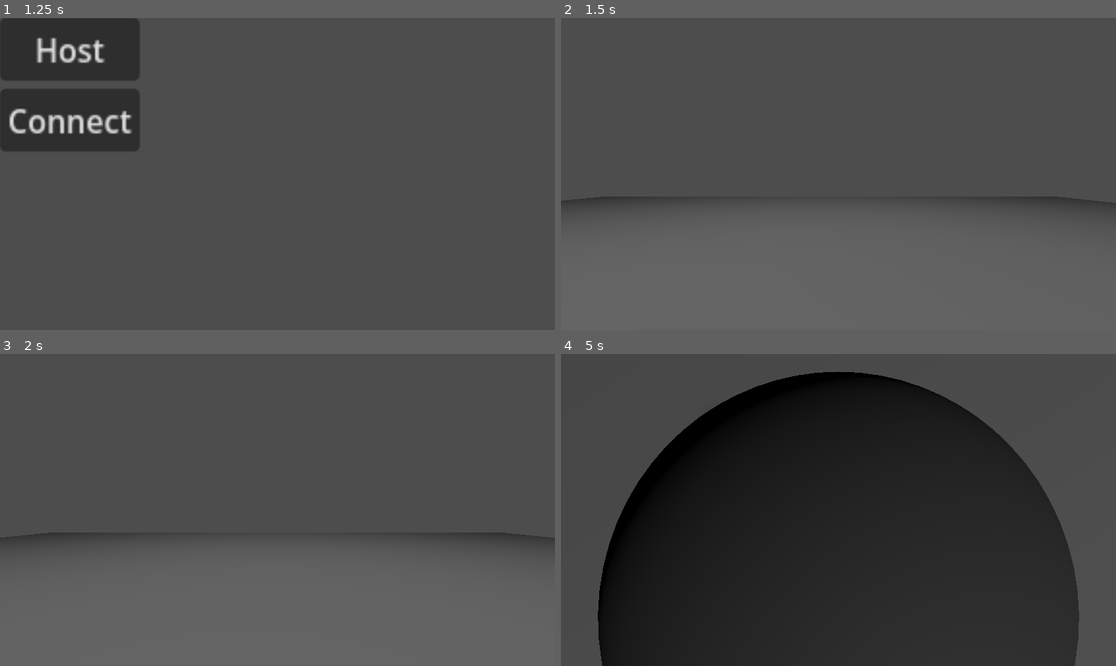
Above: before the commit, frames 1-4 (two rows, left to right).
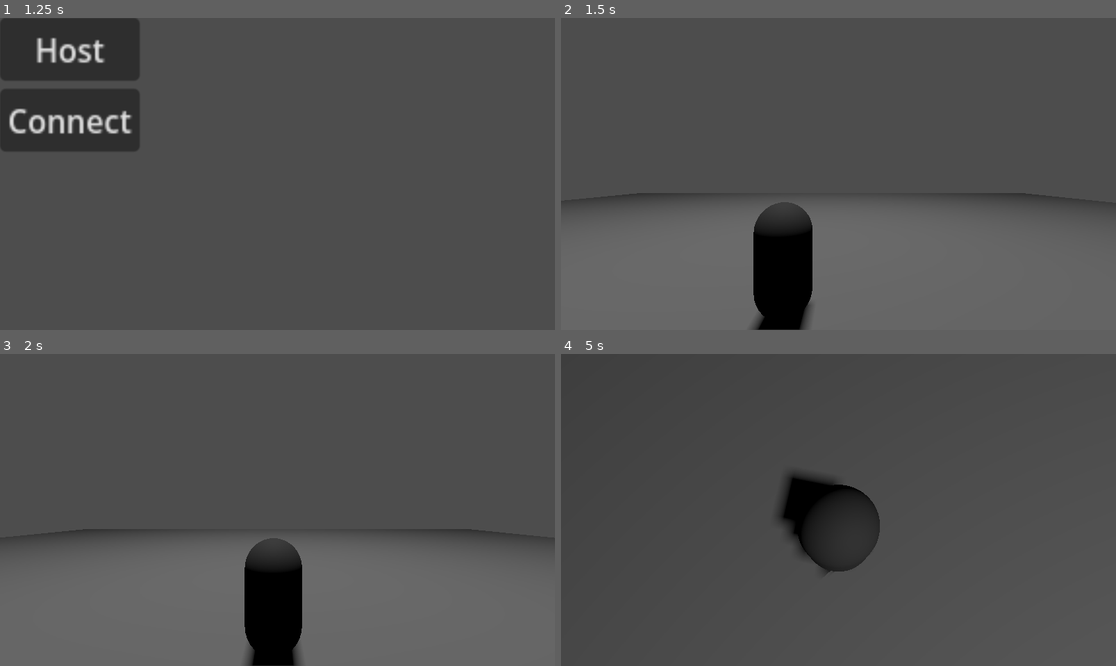
Above: after the commit, the same moments.

Repository: Nirleka-Studio/asymptote-godot
Game: Godot game, scene res://scenes/startup.tscn
The game is run twice, just before and just after one commit, with the same random seed, the same clock (stepped at 60 frames per second) and the same inputs.
Inputs (mouse positions are in pixels of both pictures, inside the frame that each line leads up to):
- Up to frame 1 (1.25 s): tap Enter at 0.5 s; move the mouse to (399, 158) at 0.52 s; hold E (lean_right) from 0.53 s (still down); hold Right mouse button (zoom_aim) from 0.53 s (still down); click (399, 158) at 0.67 s; tap Space (jump) at 0.77 s
- Up to frame 2 (1.5 s): release E (lean_right) at 1.25 s; release Right mouse button (zoom_aim) at 1.25 s; click "Host" at 1.25 s
- Up to frame 3 (2 s): no input
- Up to frame 4 (5 s): move the mouse to (810, 510) at 2.02 s; hold W (move_forward) from 2.03 s (still down); right-click (810, 510) at 2.1 s; tap Space (jump) at 2.27, 3.77, 4.52 s; move the mouse to (849, 503) at 2.77 s; hold Right mouse button (zoom_aim) 2.78-3.53 s; move the mouse to (832, 516) at 3.52 s; right-click (832, 516) at 3.6 s; move the mouse to (877, 513) at 4.27 s; hold Right mouse button (zoom_aim) from 4.28 s (still down)

Frame 1 is identical in both runs. In frame 2, 4.0% of the frame differs, in the area x 8-89%, y 56-100%; in frame 3, 3.9%; in frame 4, 63%, in the area x 6-94%, y 5-100%.

Commit message:
fix(camera): fix camera not extending

Diff:
--- a/scenes/player.tscn
+++ b/scenes/player.tscn
@@ -30,7 +30,7 @@
 mesh = SubResource("CapsuleMesh_3vyb7")
 
 [node name="CameraPivot" type="Node3D" parent="." unique_id=416687874]
-transform = Transform3D(1, 0, 0, 0, 1, 0, 0, 0, 1, 0, 0.69866717, 0)
+transform = Transform3D(1, 0, 0, 0, 1, 0, 0, 0, 1, 0, 0.47611475, 0)
 script = ExtResource("2_g2els")
 distance = 4.0
 
--- a/src/client/character/CameraController.gd
+++ b/src/client/character/CameraController.gd
@@ -17,7 +17,7 @@
 @export var fov_lerp_speed: float = 0.1
 
 @onready var camera: Camera3D = $Camera3D
-@onready var player: CharacterController = get_parent()
+@onready var player: Player = get_parent()
 
 var zoom_state: float = 1.0  # 0 = First Person, 1 = Third Person
 var current_zoom: float = 1.0
@@ -121,7 +121,7 @@
 
 		var cast_result := space_state.cast_motion(query)
 		if cast_result.size() > 0:
-			var safe_fraction: int = max(0.0, cast_result[0] - 0.02)
+			var safe_fraction: float = max(0.0, cast_result[0] - 0.02)
 			third_person_pos = camera_origin + (target_offset * safe_fraction)
 
 	var actual_pos := pivot_pos.lerp(third_person_pos, current_zoom)
--- a/src/shared/world/player/Player.gd
+++ b/src/shared/world/player/Player.gd
@@ -4,3 +4,6 @@
 @export var player := 1:
 	set(id):
 		player = id
+
+func getCharacter() -> CharacterBody3D:
+	return self
